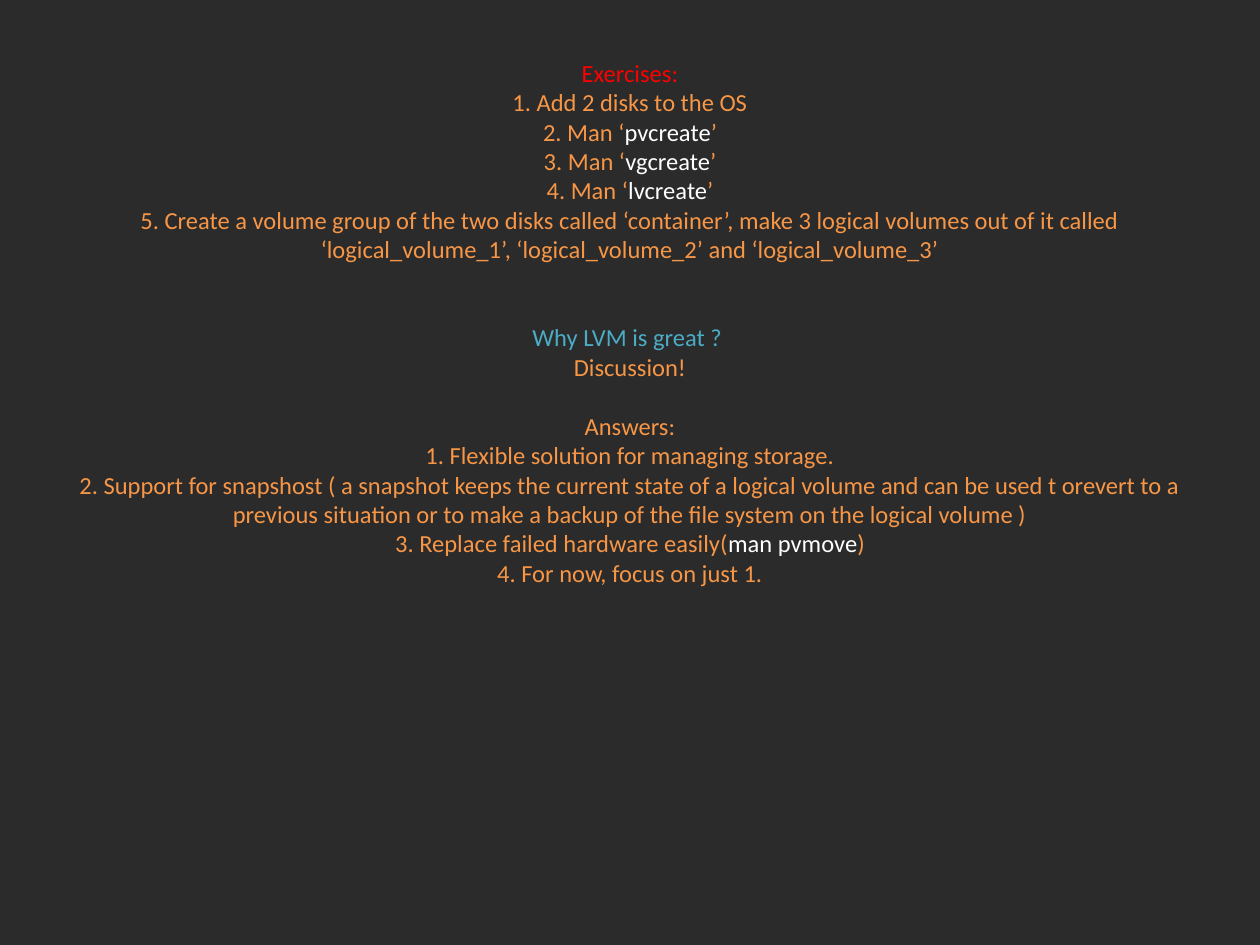
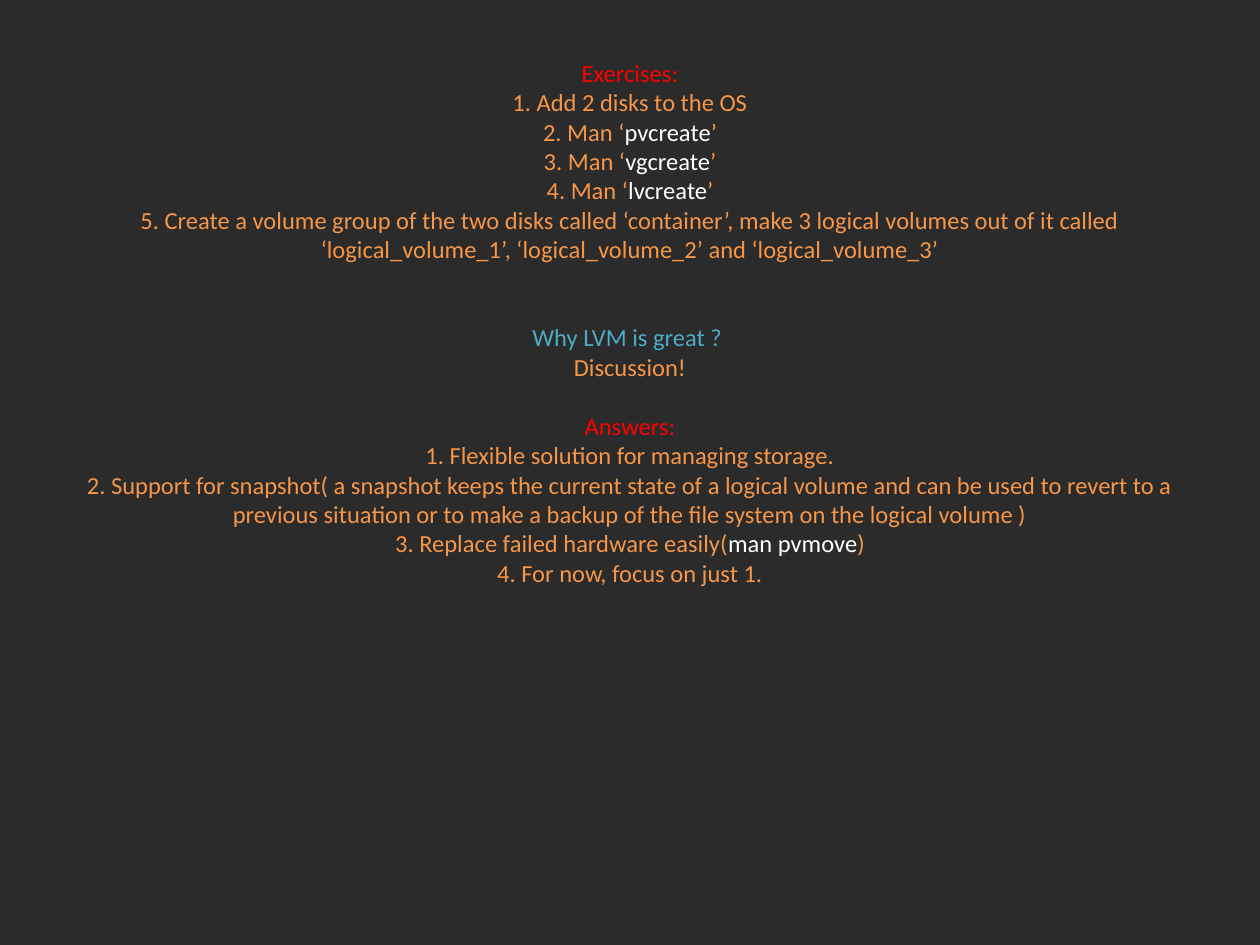
Before and after one commit to Academy-Soft-Intellect/Linux-Course, a slide deck: slide 10 of 08.Partitions_And_LVM_And_Filesystems/08-PartitionsLVMFileSystems.pptx. Drawn at 1260x945 pixels with LibreOffice and Linux fonts; fonts in the diff are those of the drawing; background and template pictures are left out; a plain dark background stands for a picture behind light text. Boxes give left, top, right and bottom in pixels: in the first picture for what was removed or moved away, otherwise in the second. Text is boxed around its words. In the diff, an @@ line names an element or a change of style, - is before the commit and + after.

```diff
--- a/08.Partitions_And_LVM_And_Filesystems/08-PartitionsLVMFileSystems.pptx
+++ b/08.Partitions_And_LVM_And_Filesystems/08-PartitionsLVMFileSystems.pptx
@@ title at bbox=[87, 65, 1171, 586]: text changed @@
-Exercises:
-1. Add 2 disks to the OS
-2. Man ‘pvcreate’
-3. Man ‘vgcreate’
-4. Man ‘lvcreate’
-5. Create a volume group of the two disks called ‘container’, make 3 logical volumes out of it called ‘logical_volume_1’, ‘logical_volume_2’ and ‘logical_volume_3’
-Why LVM is great ?
-Discussion!
-Answers:
-1. Flexible solution for managing storage.
-2. Support for snapshost ( a snapshot keeps the current state of a logical volume and can be used t orevert to a previous situation or to make a backup of the file system on the logical volume )
-3. Replace failed hardware easily(man pvmove)
-4. For now, focus on just 1.
+Exercises:
+1. Add 2 disks to the OS
+2. Man ‘pvcreate’
+3. Man ‘vgcreate’
+4. Man ‘lvcreate’
+5. Create a volume group of the two disks called ‘container’, make 3 logical volumes out of it called ‘logical_volume_1’, ‘logical_volume_2’ and ‘logical_volume_3’
+Why LVM is great ?
+Discussion!
+Answers:
+1. Flexible solution for managing storage.
+2. Support for snapshot( a snapshot keeps the current state of a logical volume and can be used to revert to a previous situation or to make a backup of the file system on the logical volume )
+3. Replace failed hardware easily(man pvmove)
+4. For now, focus on just 1.
```
Also in this commit, not shown: 10 other slides changed, 1 other file.
